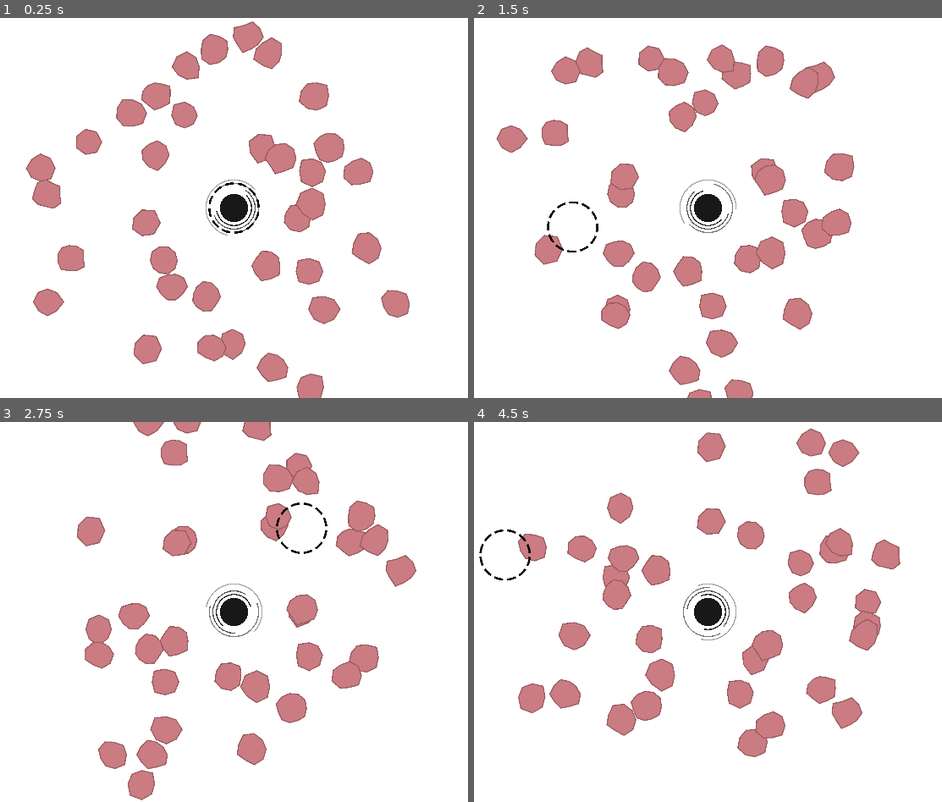
Above: before the commit, frames 1-4 (two rows, left to right).
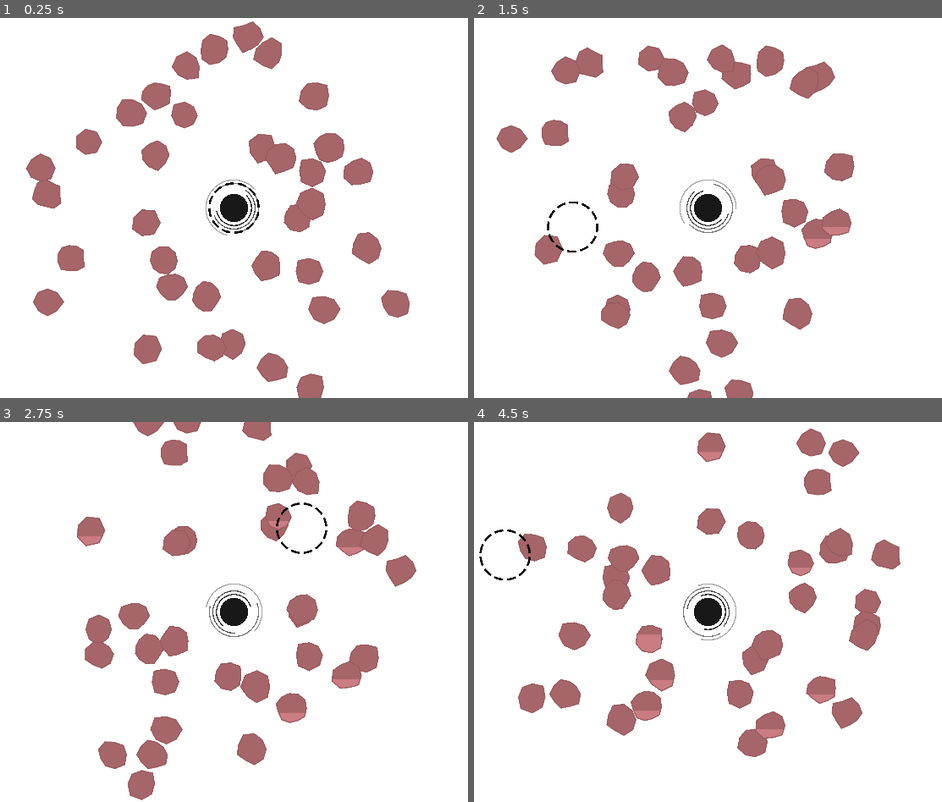
Above: after the commit, the same moments.

Repository: fatihceyln/a-game-about-feeding-a-black-hole
Game: Godot game, scene res://main/main.tscn
Same seed, same stepped clock (60 frames per second), same inputs: the game is played once before the commit and once after it. The project has no main scene, so this scene is started directly.
Inputs (mouse positions are in pixels of both pictures, inside the frame that each line leads up to):
- Up to frame 1 (0.25 s): no input
- Up to frame 2 (1.5 s): move the mouse to (857, 189) at 0.52 s; move the mouse to (572, 227) at 1.27 s
- Up to frame 3 (2.75 s): move the mouse to (299, 528) at 2.02 s
- Up to frame 4 (4.5 s): move the mouse to (675, 688) at 2.77 s; move the mouse to (909, 669) at 3.52 s; move the mouse to (506, 555) at 4.27 s

The runs differ from the first frame. In frame 1, 10% of the frame differs, in the area x 5-88%, y 1-100%; in frame 2, 9.1%; in frame 3, 8.8%; in frame 4, 9.0%.

Commit message:
Add shader-based fill effect to Asteroid, including min/max Y parameters and progress handling in the shader material. Update _ready function to initialize shader parameters and implement update_min_max_y function for dynamic threshold calculation.

Diff:
--- a/asteroid/asteroid.gd
+++ b/asteroid/asteroid.gd
@@ -28,6 +28,10 @@
 var orbit_angle: float = 0.0
 var orbit_speed: float = randf_range(ORBIT_SPEED_RANGE.x, ORBIT_SPEED_RANGE.y)
 
+var fill_material: ShaderMaterial
+var min_y: float = 0.0
+var max_y: float = 0.0
+
 func _ready() -> void:
 	var points: PackedVector2Array = make_polygon_points()
 	shape.polygon = points
@@ -42,6 +46,12 @@
 	outline.width = OUTLINE_WIDTH
 
 	collision_polygon.polygon = points
+
+	update_min_max_y()
+	fill_material = fill_shape.material as ShaderMaterial
+	fill_material.set_shader_parameter("min_y", min_y)
+	fill_material.set_shader_parameter("max_y", max_y)
+	fill_material.set_shader_parameter("progress", 0.0)
 
 
 func _process(delta: float) -> void:
@@ -69,8 +79,19 @@
 	return points
 
 
+func update_min_max_y() -> void:
+	min_y = shape.polygon[0].y
+	max_y = shape.polygon[0].y
+
+	for point: Vector2 in shape.polygon:
+		if point.y < min_y:
+			min_y = point.y
+		if point.y > max_y:
+			max_y = point.y
+
+
 func take_damage() -> void:
 	health -= 1
-	print("damage taken, current health: ", health)
+	fill_material.set_shader_parameter("progress", 1 - (float(health) / float(MAX_HEALTH)))
 	if health <= 0:
 		queue_free()
--- a/asteroid/asteroid.tscn
+++ b/asteroid/asteroid.tscn
@@ -1,6 +1,34 @@
 [gd_scene format=3 uid="uid://db1ixbef0ki6"]
 
 [ext_resource type="Script" uid="uid://pguvqdknoy0x" path="res://asteroid/asteroid.gd" id="1_da5kf"]
+
+[sub_resource type="Shader" id="Shader_da5kf"]
+code = "shader_type canvas_item;
+
+uniform float min_y;
+uniform float max_y;
+uniform float progress: hint_range(0.0, 1.0);
+
+varying vec2 local_pos;
+
+void vertex() {
+	local_pos = VERTEX;
+}
+
+void fragment() {
+	float threshold = mix(max_y, min_y, progress);
+	if (local_pos.y < threshold) {
+		discard;
+	}
+}
+"
+
+[sub_resource type="ShaderMaterial" id="ShaderMaterial_kkysg"]
+resource_local_to_scene = true
+shader = SubResource("Shader_da5kf")
+shader_parameter/min_y = 0.0
+shader_parameter/max_y = 0.0
+shader_parameter/progress = 0.0
 
 [node name="Asteroid" type="Area2D" unique_id=378102197]
 script = ExtResource("1_da5kf")
@@ -8,6 +36,7 @@
 [node name="Shape" type="Polygon2D" parent="." unique_id=1857766677]
 
 [node name="FillShape" type="Polygon2D" parent="." unique_id=2000045154]
+material = SubResource("ShaderMaterial_kkysg")
 
 [node name="Outline" type="Line2D" parent="." unique_id=313961372]
 
--- /dev/null
+++ b/asteroid/fill_mask.gdshader
@@ -0,0 +1,18 @@
+shader_type canvas_item;
+
+uniform float min_y;
+uniform float max_y;
+uniform float progress: hint_range(0.0, 1.0);
+
+varying vec2 local_pos;
+
+void vertex() {
+	local_pos = VERTEX;
+}
+
+void fragment() {
+	float threshold = mix(max_y, min_y, progress);
+	if (local_pos.y < threshold) {
+		discard;
+	}
+}
Not shown, added: asteroid/fill_mask.gdshader.uid
